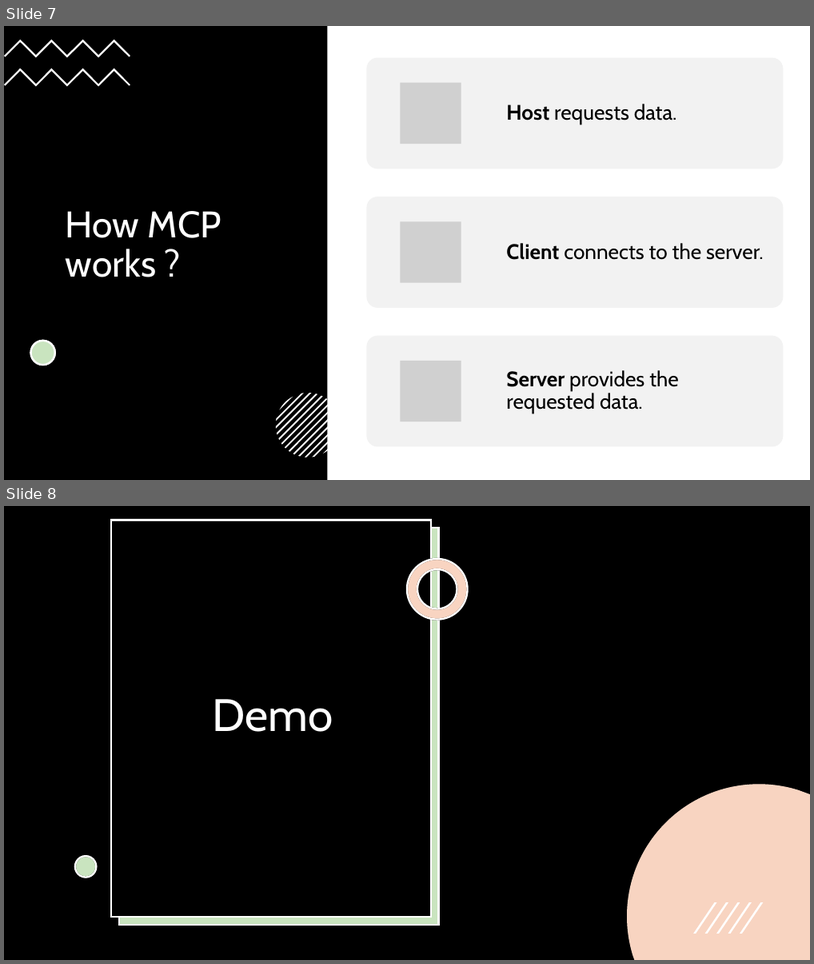
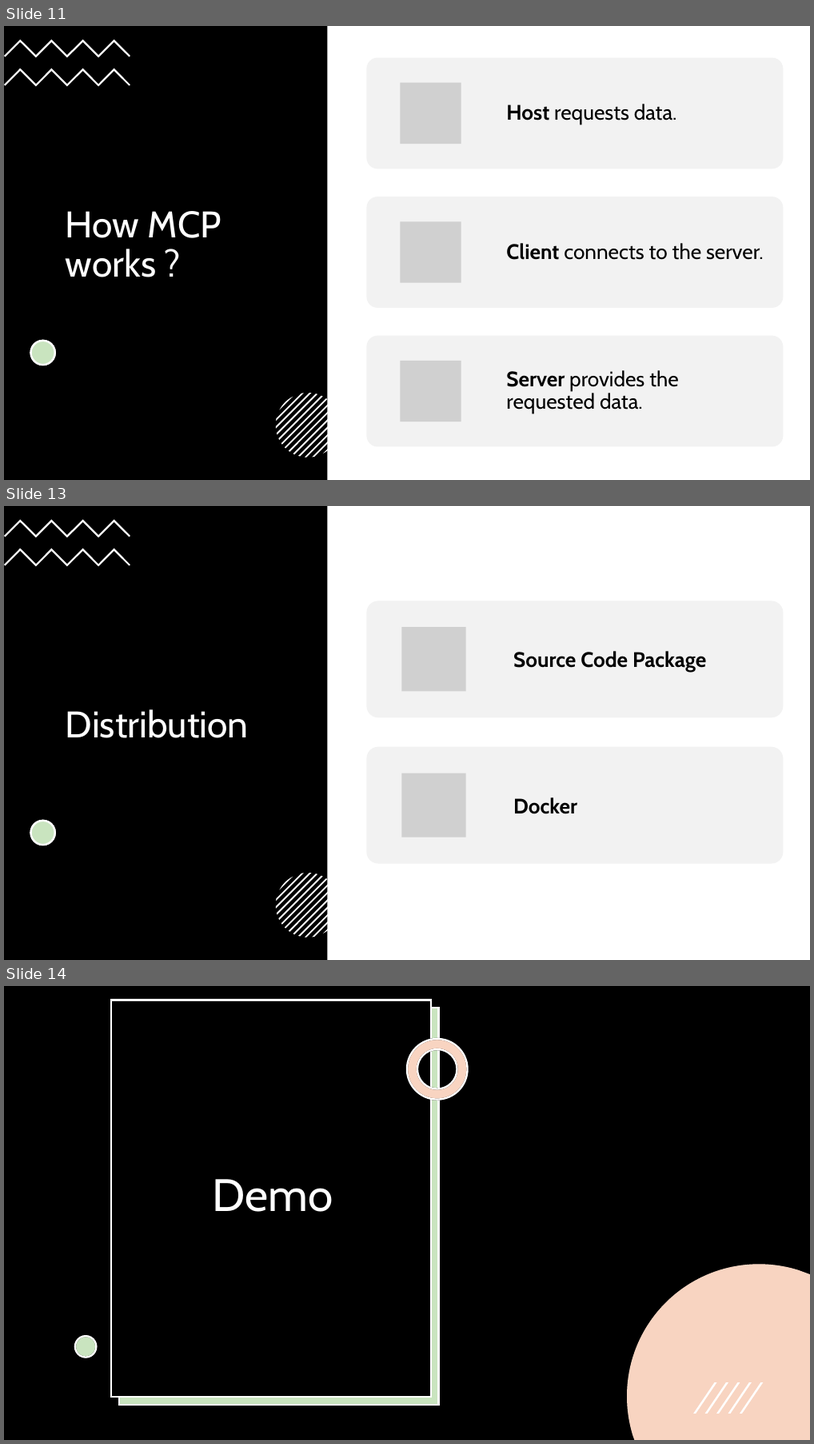
Before and after one commit to praveenraghuvanshi/tech-sessions, a slide deck: 19042025-MCP-dotnet-dotnetblr/Intro to Model Context Protocol(MCP).pptx. Shown one above the other, each under a label of ours: slides 7 and 8 before the commit, slides 11, 13 and 14 after it; the slides between them are not shown. The pictures are 814x964 and 814x1444 pixels, drawn with LibreOffice and Linux fonts; fonts in the diff are those of the drawing; grey boxes stand for pictures. Boxes give left, top, right and bottom in pixels: in the first picture for what was removed or moved away, otherwise in the second. Text is boxed around its words. In the diff, an @@ line names an element or a change of style, - is before the commit and + after.

```diff
--- a/19042025-MCP-dotnet-dotnetblr/Intro to Model Context Protocol(MCP).pptx
+++ b/19042025-MCP-dotnet-dotnetblr/Intro to Model Context Protocol(MCP).pptx
@@ slide 13 added at bbox=[4, 506, 810, 960], background #FFFFFF @@
@@ rectangle added at bbox=[4, 506, 328, 960], fill #000000 @@
@@ freeform shape added at bbox=[4, 520, 130, 537], fill #FFFFFF @@
@@ freeform shape added at bbox=[4, 548, 130, 567], fill #FFFFFF @@
@@ title added at bbox=[66, 709, 249, 738], 44 pt, text #FFFFFF @@
+Distribution
@@ group added at bbox=[367, 601, 784, 864]: 2 rounded rectangles, 2 pictures, 2 texts @@
+Source Code Package
+Docker
@@ ellipse added at bbox=[30, 820, 55, 844], fill #FFFFFF, outline #FFFFFF 2.25 pt @@
@@ ellipse added at bbox=[30, 820, 55, 844], fill #4EA72E at 30% opacity, outline #FFFFFF 2.25 pt @@
@@ group added at bbox=[276, 872, 340, 937]: 13 freeform shapes @@
@@ what was slide 7 is now slide 11 @@
@@ what was slide 8 is now slide 14 @@
```
Also in this commit, not shown: 4 slides changed, 5 other slides added.
